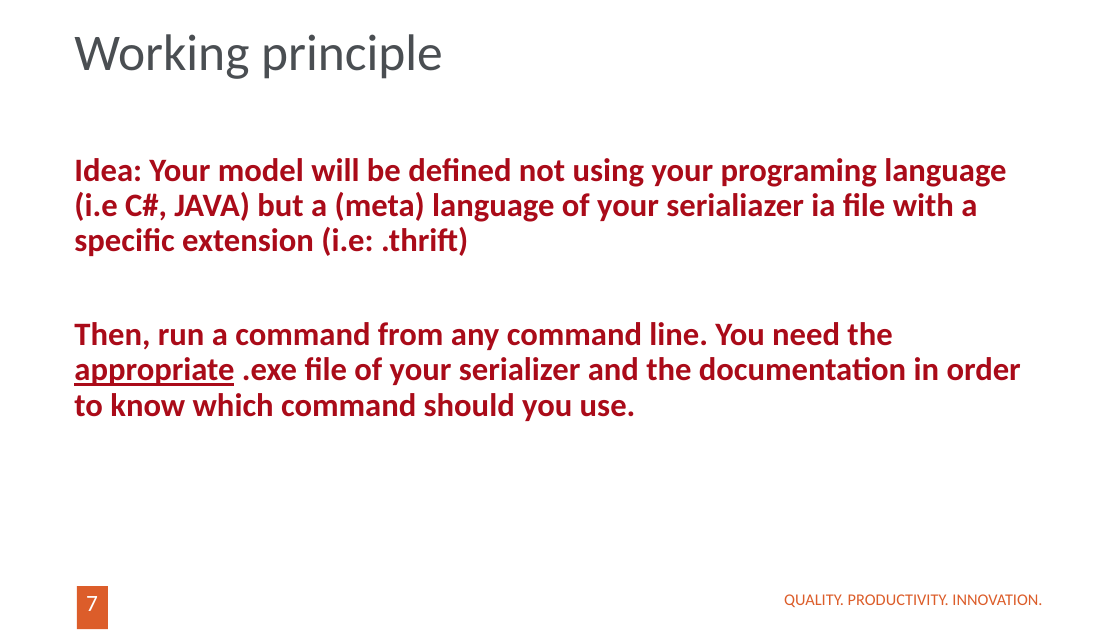
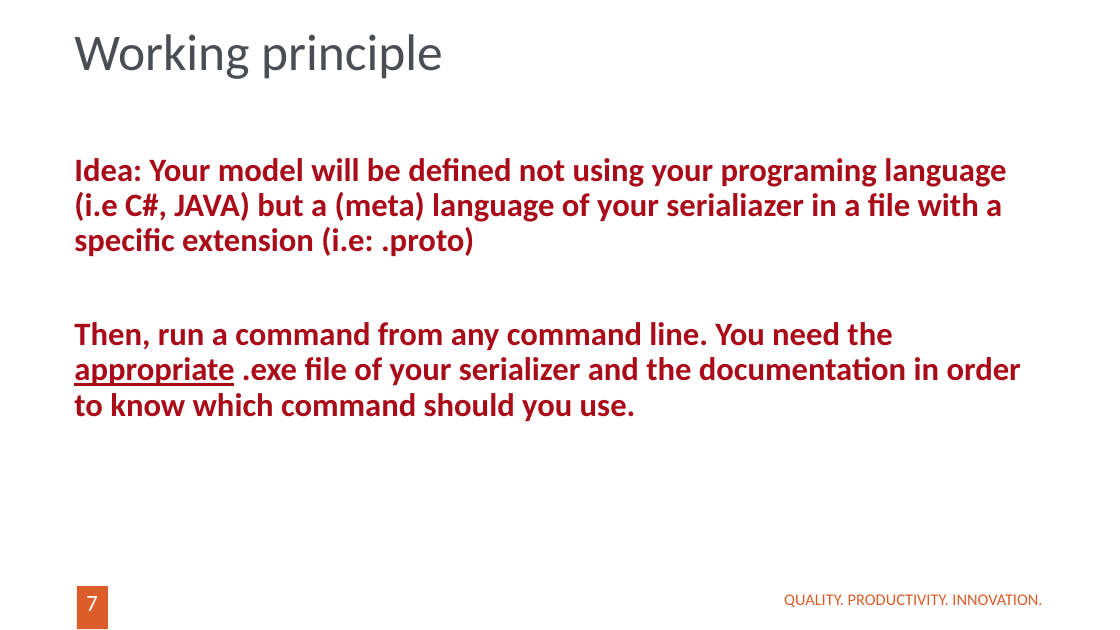
Before and after one commit to LiviuSosu/Serialization, a slide deck: slide 7 of Protocol buffers.pptx. Drawn at 1120x630 pixels with LibreOffice and Linux fonts; fonts in the diff are those of the drawing; background and template pictures are left out. Boxes give left, top, right and bottom in pixels: in the first picture for what was removed or moved away, otherwise in the second. Text is boxed around its words. In the diff, an @@ line names an element or a change of style, - is before the commit and + after.

```diff
--- a/Protocol buffers.pptx
+++ b/Protocol buffers.pptx
@@ text at (74, 158, 1006, 256): text changed @@
-Idea: Your model will be defined not using your programing language (i.e C#, JAVA) but a (meta) language of your serialiazer ia file with a specific extension (i.e: .thrift)
+Idea: Your model will be defined not using your programing language (i.e C#, JAVA) but a (meta) language of your serialiazer in a file with a specific extension (i.e: .proto)
```
Also in this commit, not shown: 5 other slides changed, 7 other files.
